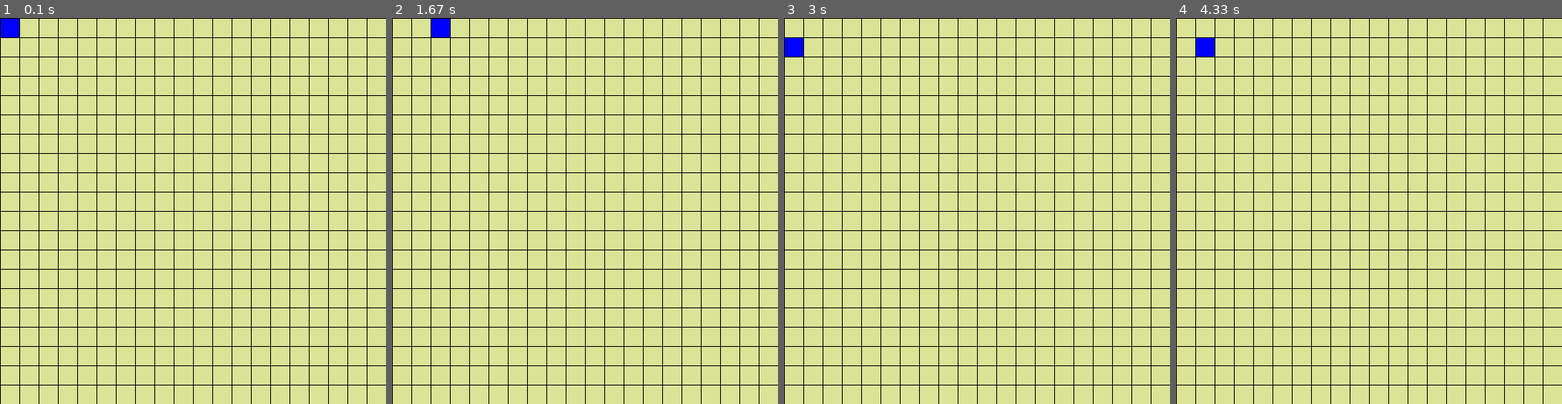
Above: before the commit, frames 1-4 (left to right).
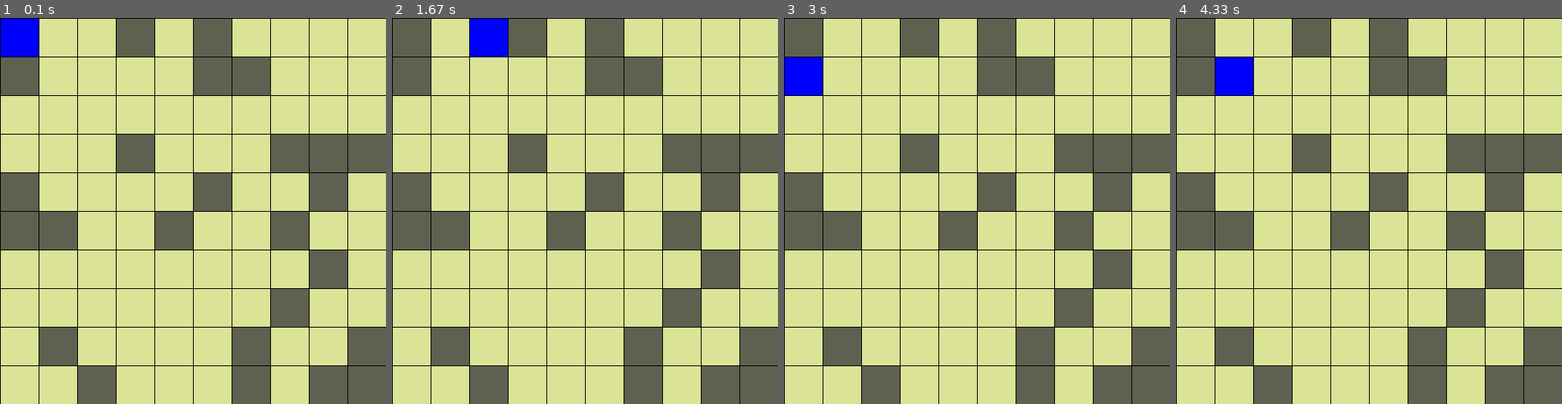
Above: after the commit, the same moments.

Repository: WallAshing/Pygame_labyrith
Game: pygame game, started from python.py
Same seed, same stepped clock (60 frames per second), same inputs: the game is played once before the commit and once after it.
Inputs:
- Up to frame 1 (0.1 s): no input
- Up to frame 2 (1.67 s): hold Right 0.33-0.8 s; hold Up 0.83-1.13 s; hold Right 1.17-1.63 s
- Up to frame 3 (3 s): hold Left 1.67-2.2 s; hold Down 2.23-2.53 s; hold Left 2.57-2.97 s
- Up to frame 4 (4.33 s): hold Up 3-3.37 s; hold Right 3.4-4.03 s; hold Down from 4.07 s (still down)

The runs differ from the first frame. In frame 1, 28% of the frame differs, in the area x 0-100%, y 0-100%; in frame 2, 29%; in frame 3, 28%; in frame 4, 29%.

Commit message:
added walls but no collision

Diff:
--- a/createNewMap.py
+++ b/createNewMap.py
@@ -7,23 +7,29 @@
 
 map = []
 
+
 # mapColor = (random.randint(0, 255), random.randint(0, 255), random.randint(0, 255))
 
 variables = Variables()
 
 def mapInit() :
     for i in range(variables.mapSize) :
-        for j in range(variables.mapSize) :
-            # if random.randint(1, 4) != 1 :
-            pygame.draw.rect(ecran, (218, 227, 150), pygame.Rect((i*variables.caseSize) + 1, (j*variables.caseSize) + 1, (variables.caseSize - 1), (variables.caseSize - 1)))
-            # else :
-            #     pygame.draw.rect(ecran, (95, 97, 80), pygame.Rect((i*variables.caseSize) - (variables.caseSize - 1), (j*variables.caseSize) - (variables.caseSize -1), (variables.caseSize - 1), (variables.caseSize - 1)))
+					map.append([])
+					for j in range(variables.mapSize) :
+						if random.randint(1, 4) != 1 :
+							map[i].append(0)
+						else :
+							map[i].append(1)
 
+def mapDisplay() :
 
-# def mapDisplay() :
-#     for x in map :
-#         for y in map[x] :
-# 			if map[x][y] == 1 :
-# 				pygame.draw.rect(ecran, (95, 97, 80), pygame.Rect((i*variables.caseSize) + 1, (j*variables.caseSize) + 1, (variables.caseSize - 1), (variables.caseSize - 1)))
-#             else :
-#                 pygame.draw.rect(ecran, (218, 227, 150), pygame.Rect((i*variables.caseSize) + 1, (j*variables.caseSize) + 1, (variables.caseSize - 1), (variables.caseSize - 1)))
+	x = 0
+	for i in map :
+		y = 0
+		for j in i :
+			if map[x][y] == 1 :
+				pygame.draw.rect(ecran, (95, 97, 80), pygame.Rect((x*variables.caseSize) + 1, (y*variables.caseSize) + 1, (variables.caseSize - 1), (variables.caseSize - 1)))
+			else :
+				pygame.draw.rect(ecran, (218, 227, 150), pygame.Rect((x*variables.caseSize) + 1, (y*variables.caseSize) + 1, (variables.caseSize - 1), (variables.caseSize - 1)))
+			y += 1
+		x += 1
--- a/player.py
+++ b/player.py
@@ -1,5 +1,6 @@
 import pygame
 
+from createNewMap import *
 from variables import *
 
 variables = Variables()
@@ -29,7 +30,6 @@
                 self.pos[0] += variables.caseSize
                 self.casepos[0] += 1
 
-
         if event.key == pygame.K_UP :
             if self.pos[1] >= variables.caseSize :
                 self.pos[1] -= variables.caseSize
--- a/python.py
+++ b/python.py
@@ -14,9 +14,12 @@
 ecran = pygame.display.set_mode(variables.windowSize)
 loop = True
 
+mapInit()
+print(map)
+
 while loop :
     ecran.fill((0, 0, 0))
-    mapInit()
+    mapDisplay()
     # print(random.randint(0, 4))
     rect = pygame.draw.rect(ecran, (0, 0, 255), (pygame.Rect(player.pos[0], player.pos[1], (variables.caseSize - 1), (variables.caseSize - 1))))
     for event in pygame.event.get() :
--- a/variables.py
+++ b/variables.py
@@ -1,7 +1,7 @@
 
 class Variables :
     def __init__(self) :
-        self.mapSize = 20
+        self.mapSize = 10
         self.windowSize = (500 // self.mapSize * self.mapSize, 500 // self.mapSize * self.mapSize)
         self.caseSize = self.windowSize[0] / self.mapSize
 
